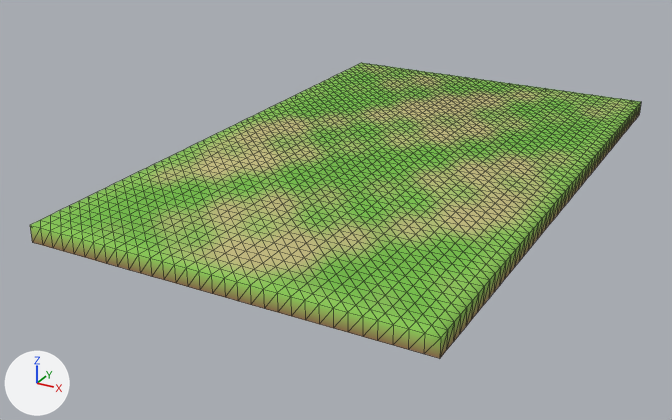
The glTF model game/assets/models/environment/ground_tile_b.glb as it was, and as the next commit left it.
Camera for both pictures: a camera (50 mm lens) standing at (8.21, -17.25, 7.0) and looking at (-0.75, -0.95, -1.15). The lights are fixed; the arrows at lower left show +X, +Y and +Z. The older version comes first. Mesh edges are drawn as thin lines. Where no turn or scale is listed for an object, it has been applied to the vertices. Vertices at exactly the same position are counted once.

The scene before the commit, as lines of its bpy script (objects in view):
```python
me_ground_tile_b_surface = bpy.data.meshes.new('Ground_Tile_B_Surface')
me_ground_tile_b_surface.from_pydata(...)  # 1917 vertices, 3664 faces; spans x -4.0..4.0, y -6.5..6.5, z -0.35..0.0
me_ground_tile_b_surface.materials.append(mat_mat_env_ground)
ob_ground_tile_b_surface = bpy.data.objects.new('Ground_Tile_B_Surface', me_ground_tile_b_surface)
ob_ground_tile_b_surface.location = (0.0, 0.0, 0.0)
```
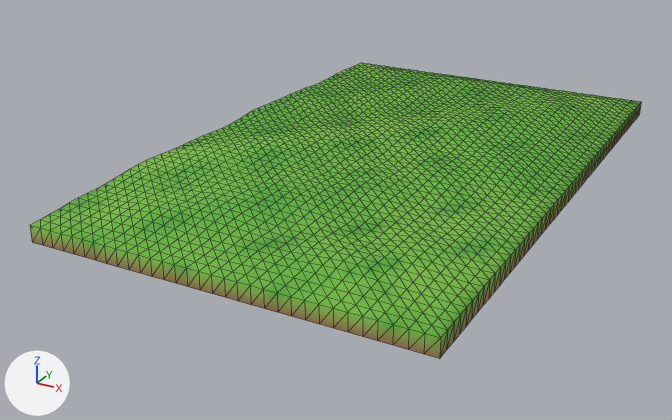
Location of each change, (x1, y1, x2, y2) in pixels of the pictures (672 x 420 px; the box of a moved part takes in the faces that stretch with it):
'Ground_Tile_B_Surface', reshaped, recoloured: (30, 63, 641, 359) in both
part 1 of me_ground_tile_b_surface, moved or reshaped: (40, 63, 639, 338) in both
part 2 of me_ground_tile_b_surface, recoloured: (30, 63, 641, 350) in both
part 3 of me_ground_tile_b_surface, recoloured (beige to green): (201, 96, 529, 267) in both
part 4 of me_ground_tile_b_surface, recoloured: (156, 66, 626, 278) in both

Edits to the bpy script that builds the scene:
```text
Change me_ground_tile_b_surface:
    used by ob_ground_tile_b_surface; location = (0.0, 0.0, 0.0)
    remove me_ground_tile_b_surface.from_pydata(...)  # 1917 vertices, 3664 faces; spans x -4.0..4.0, y -6.5..6.5, z -0.35..0.0
    add me_ground_tile_b_surface.from_pydata(...)  # 1917 vertices, 3664 faces; spans x -4.0..4.0, y -6.5..6.5, z -0.35..0.21
    me_ground_tile_b_surface part 1: 1598 of 1917 vertices moved; they spanned x -4.0..3.75, y -6.25..6.25, z -0.02..0.0 and now span x -4.0..3.75, y -6.25..6.25, z 0.0..0.21; mean shift (0.0, 0.0, 0.09); largest move (1.75, 3.25, -0.01) -> (1.75, 3.25, 0.21)
    me_ground_tile_b_surface part 2: 2540 faces centred in x -4.0..4.0, y -6.5..6.5, z -0.23..0.0 are repainted in the vertex colours; the middle colour goes from green #89c354 to green #6eb842
    me_ground_tile_b_surface part 3: 344 faces centred in x -3.42..3.42, y -5.92..5.67, z -0.01..0.0 are repainted in the vertex colours; the middle colour goes from beige #c4be7e to green #6cb642
    me_ground_tile_b_surface part 4: 780 faces centred in x -3.67..3.67, y -6.17..6.17, z -0.01..0.0 are repainted in the vertex colours; the middle colour goes from green #b4c073 to green #6cb742
```
